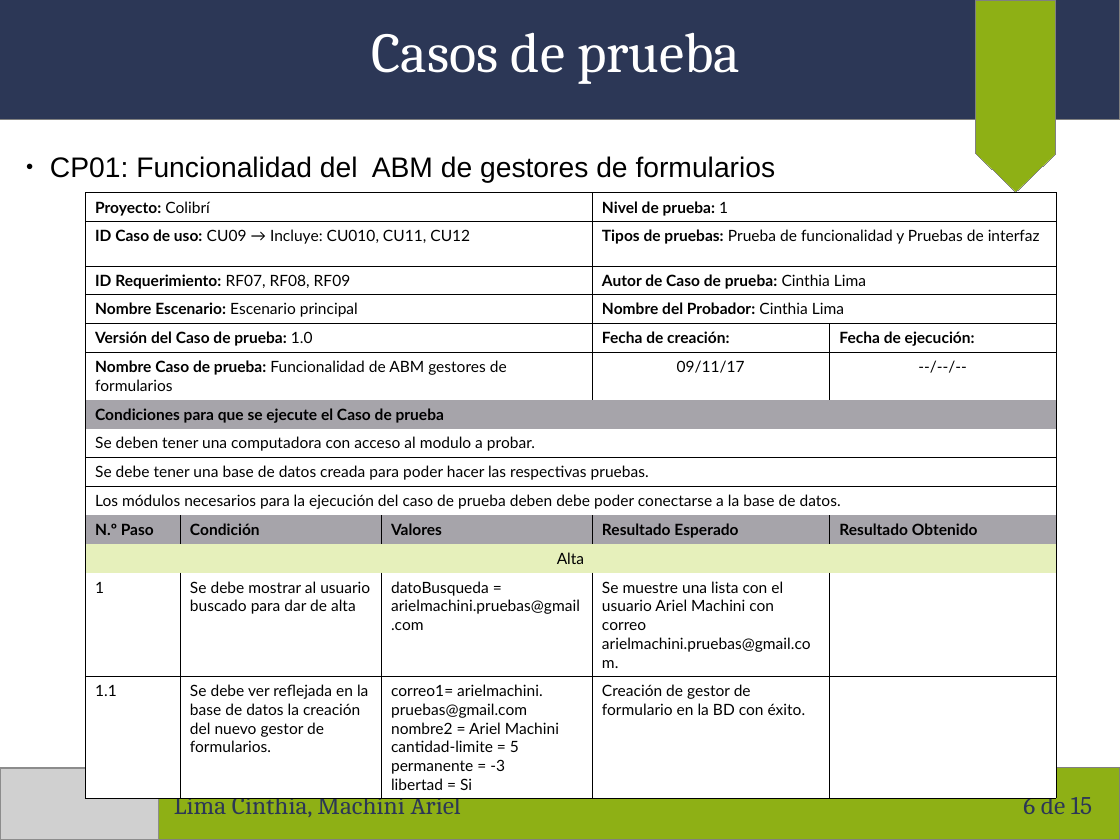
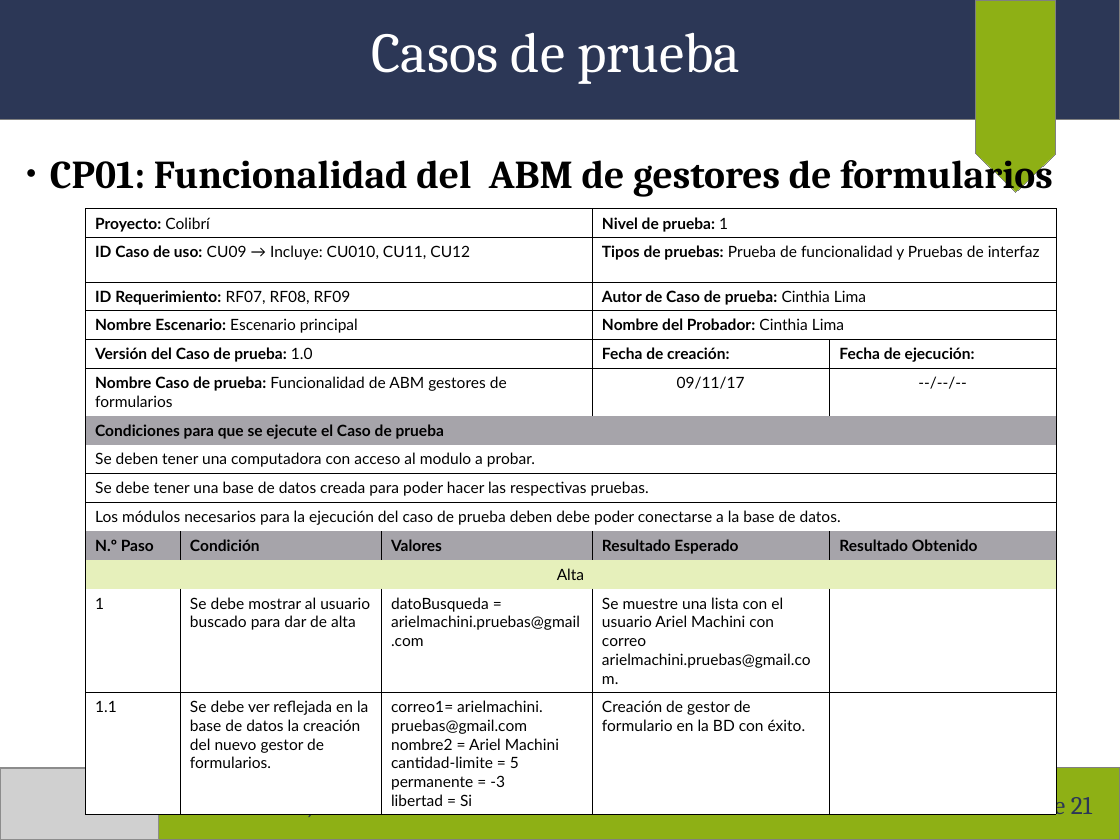
Before and after one commit to arielmachini/Caciar, a slide deck: slide 6 of Presentaciones/Presentación 14-11-2017.odp. Drawn at 1120x840 pixels with LibreOffice and Linux fonts; fonts in the diff are those of the drawing; grey boxes stand for pictures. Boxes give left, top, right and bottom in pixels: in the first picture for what was removed or moved away, otherwise in the second. Text is boxed around its words. In the diff, an @@ line names an element or a change of style, - is before the commit and + after.

```diff
--- a/Presentaciones/Presentación 14-11-2017.odp
+++ b/Presentaciones/Presentación 14-11-2017.odp
@@ text "CP01: Funcionalidad del ABM de ..." at box(50, 152, 1053, 197): size 20 to 28 pt, font Arial to Cambria, bold on @@
@@ table: place and size @@
-table at box(85, 192, 1057, 794)
+table at box(85, 208, 1057, 810)
@@ page number at box(1023, 791, 1092, 820): text changed @@
-6 de 15
+6 de 21
```
Also in this commit, not shown: 5 other slides changed, 6 slides added.
